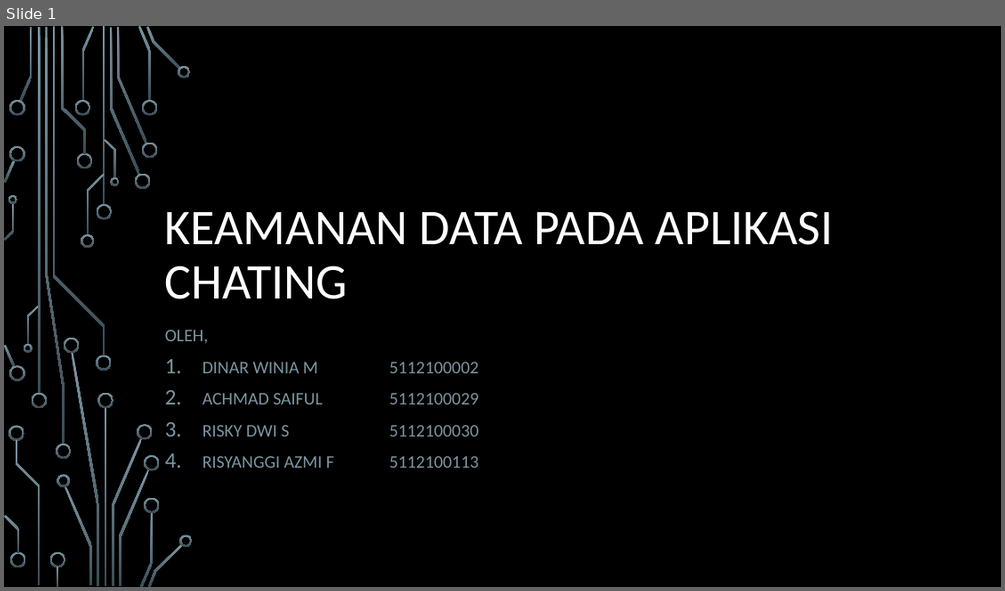
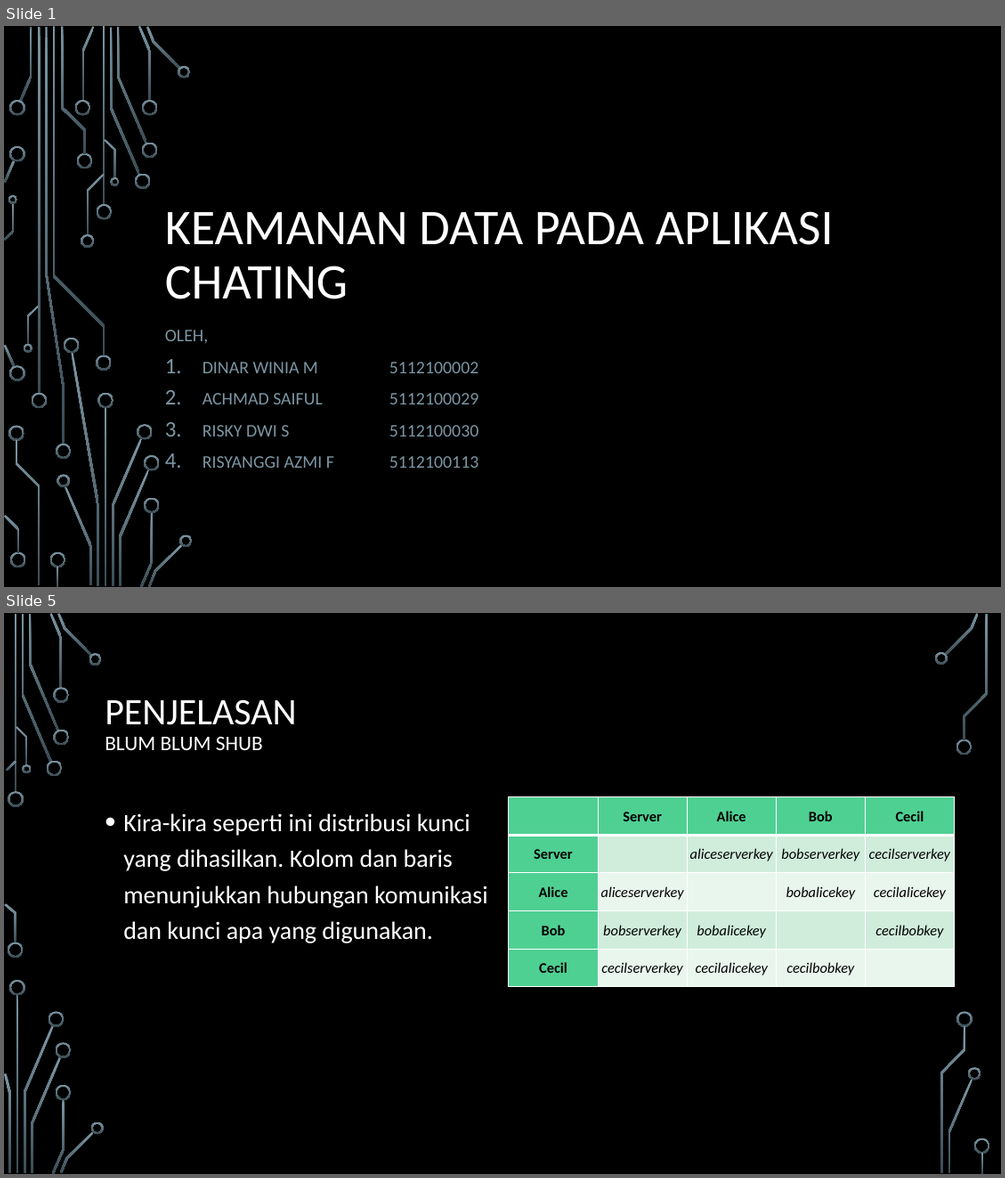
Before and after one commit to dinarwm/private-chat, a slide deck: Keamanan data Pada Aplikasi chatting.pptx. Shown one above the other, each under a label of ours: slide 1 before the commit, slides 1 and 5 after it; the slides between them are not shown. The pictures are 1005x591 and 1005x1178 pixels, drawn with LibreOffice and Linux fonts; fonts in the diff are those of the drawing; background and template pictures are left out. Boxes give left, top, right and bottom in pixels: in the first picture for what was removed or moved away, otherwise in the second. Text is boxed around its words. In the diff, an @@ line names an element or a change of style, - is before the commit and + after.

```diff
--- a/Keamanan data Pada Aplikasi chatting.pptx
+++ b/Keamanan data Pada Aplikasi chatting.pptx
@@ slide 5 added at (4, 613, 1001, 1174), background picture (left out) @@
@@ title added at (105, 699, 296, 750), 20 pt, text #FFFFFF @@
+PENJELASAN
+BLUM BLUM SHUB
@@ table added at (509, 797, 954, 987), 5 rows, 5 columns @@
+ | Server | Alice | Bob | Cecil
+Server |  | aliceserverkey | bobserverkey | cecilserverkey
+Alice | aliceserverkey |  | bobalicekey | cecilalicekey
+Bob | bobserverkey | bobalicekey |  | cecilbobkey
+Cecil | cecilserverkey | cecilalicekey | cecilbobkey | 
@@ text added at (123, 813, 488, 943), 24 pt, text #FFFFFF @@
+• Kira-kira seperti ini distribusi kunci yang dihasilkan. Kolom dan baris menunjukkan hubungan komunikasi dan kunci apa yang digunakan.
@@ group added at (4, 613, 989, 1174): 33 freeform shapes, 3 rectangles @@
```
Also in this commit, not shown: 3 slides changed, 3 other slides added, 2 slides removed.
